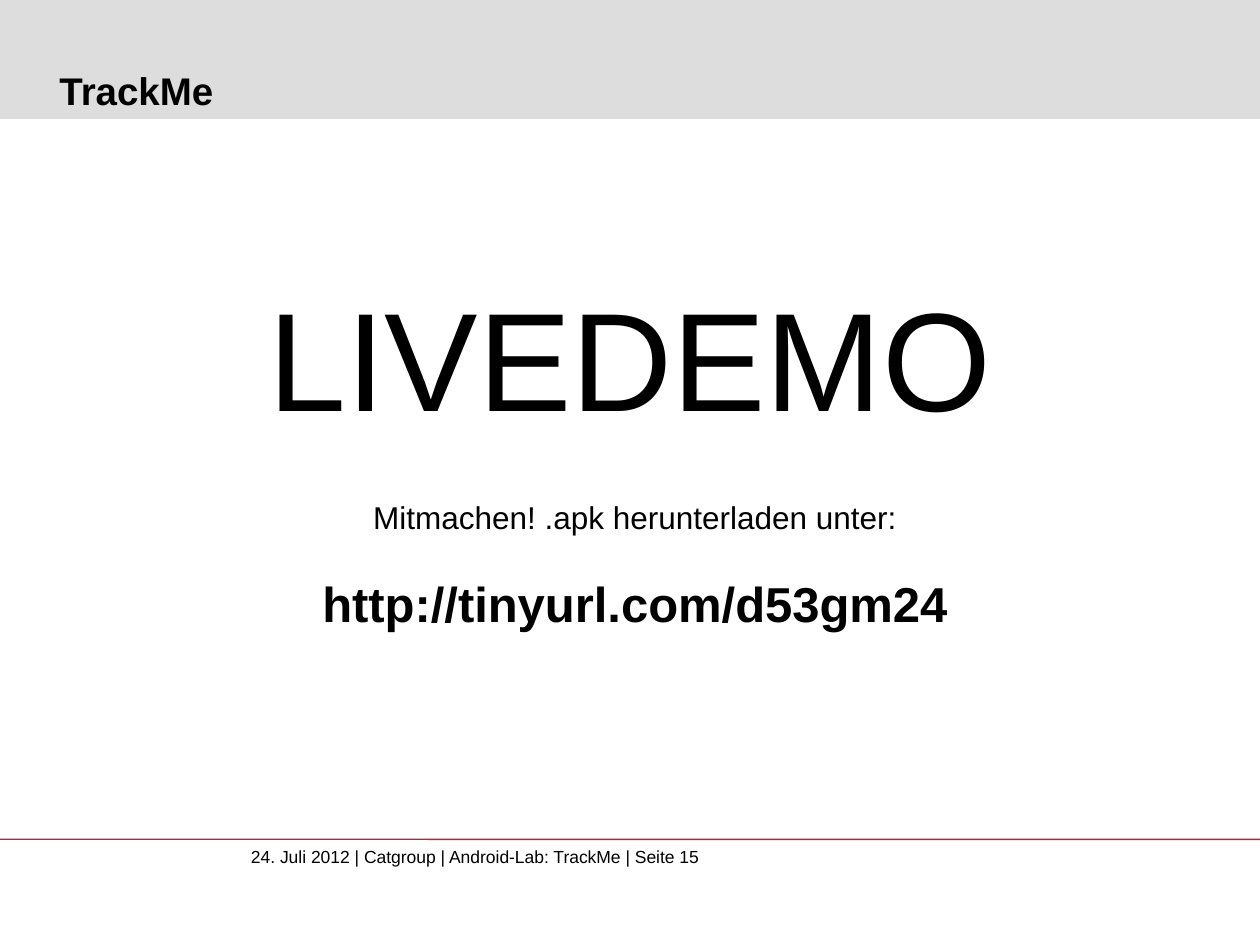
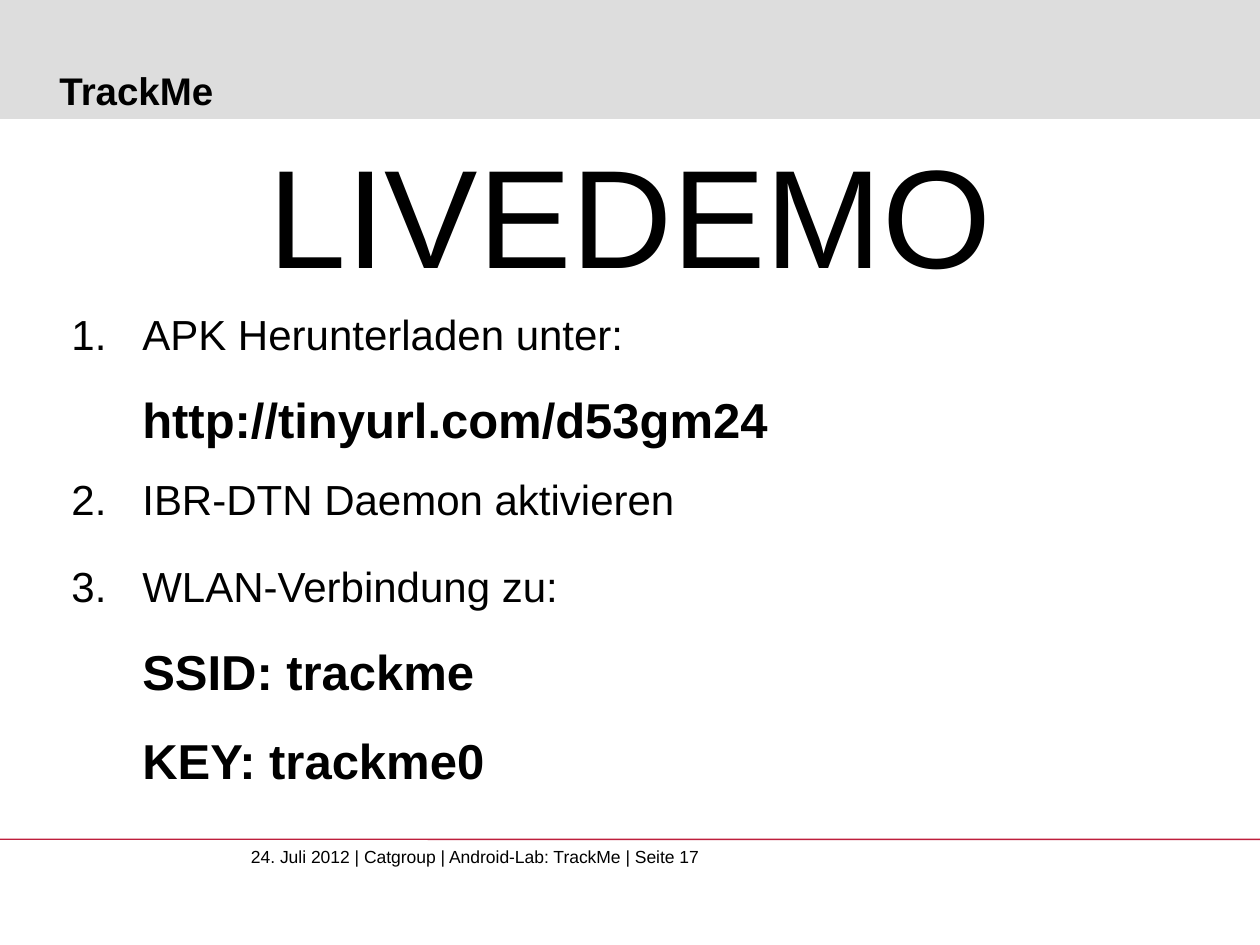
Before and after one commit to Susshi/TrackMe, a slide deck: slide 17 of doc/Android-Lab-TrackMe-Abschlusspraes.pptx (slide 15 before the commit). Drawn at 1260x945 pixels with LibreOffice and Linux fonts; fonts in the diff are those of the drawing; background and template pictures are left out. Boxes give left, top, right and bottom in pixels: in the first picture for what was removed or moved away, otherwise in the second. Text is boxed around its words. In the diff, an @@ line names an element or a change of style, - is before the commit and + after.

Commit message:
Presentation updated

```diff
--- a/doc/Android-Lab-TrackMe-Abschlusspraes.pptx
+++ b/doc/Android-Lab-TrackMe-Abschlusspraes.pptx
@@ text "LIVEDEMO": place and size @@
-text "LIVEDEMO" at [268,313,991,413]
+text "LIVEDEMO" at [268,170,991,270]
@@ text at [142,319,767,780]: text changed; size 18 to 24 pt @@
-Mitmachen! .apk herunterladen unter:
-http://tinyurl.com/d53gm24
+1. APK Herunterladen unter: http://tinyurl.com/d53gm24
+2. IBR-DTN Daemon aktivieren
+3. WLAN-Verbindung zu:
+   SSID: trackme
+   KEY: trackme0
@@ text at [251,850,698,867]: text changed @@
-24. Juli 2012 | Catgroup | Android-Lab: TrackMe | Seite 15
+24. Juli 2012 | Catgroup | Android-Lab: TrackMe | Seite 17
```
Also in this commit, not shown: 2 slides added.
